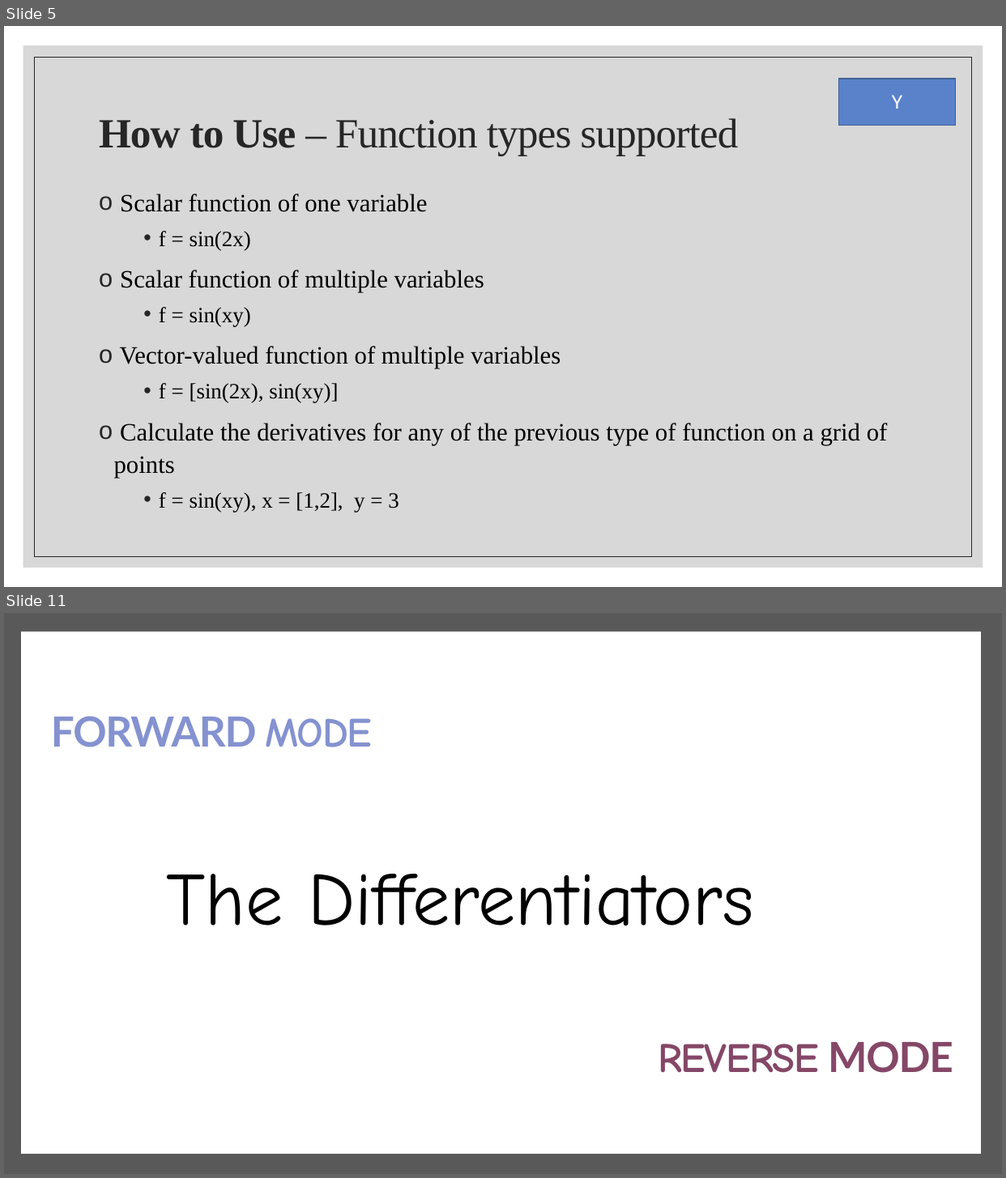
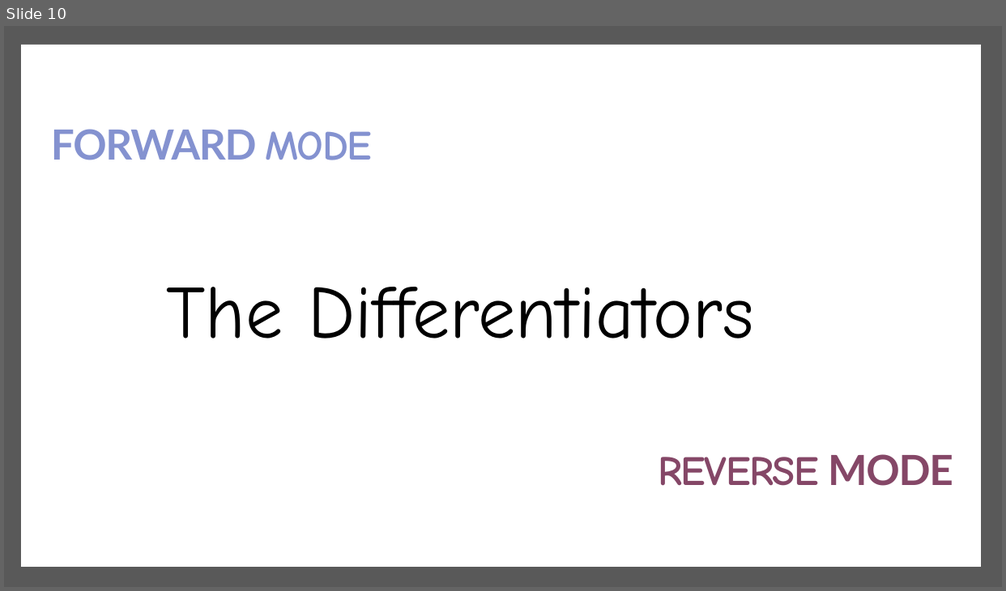
Before and after one commit to the-differentiators/cs207-FinalProject, a slide deck: docs/cs207-presentation.pptx. Shown one above the other, each under a label of ours: slides 5 and 11 before the commit, slide 10 after it; the slides between them are not shown. The pictures are 1006x1178 and 1006x591 pixels, drawn with LibreOffice and Linux fonts; fonts in the diff are those of the drawing; background and template pictures are left out. Boxes give left, top, right and bottom in pixels: in the first picture for what was removed or moved away, otherwise in the second. Text is boxed around its words. In the diff, an @@ line names an element or a change of style, - is before the commit and + after.

```diff
--- a/docs/cs207-presentation.pptx
+++ b/docs/cs207-presentation.pptx
@@ slide 5 removed at <box>4,26,1002,587</box>, background #FFFFFF @@
@@ rectangle removed at <box>23,45,983,568</box> @@
@@ rectangle removed at <box>35,57,972,557</box> @@
@@ rectangle removed at <box>839,79,956,125</box> @@
-Y
@@ title removed at <box>99,118,738,156</box> @@
-How to Use – Function types supported
@@ text removed at <box>114,194,888,512</box> @@
-o Scalar function of one variable
-    • f = sin(2x)
-o Scalar function of multiple variables
-    • f = sin(xy)
-o Vector-valued function of multiple variables
-    • f = [sin(2x), sin(xy)]
-o Calculate the derivatives for any of the previous type of function on a grid of points
-    • f = sin(xy), x = [1,2], y = 3
@@ what was slide 11 is now slide 10 @@
```
Also in this commit, not shown: 3 slides changed, 6 slides added, 6 other slides removed, 3 other files.
